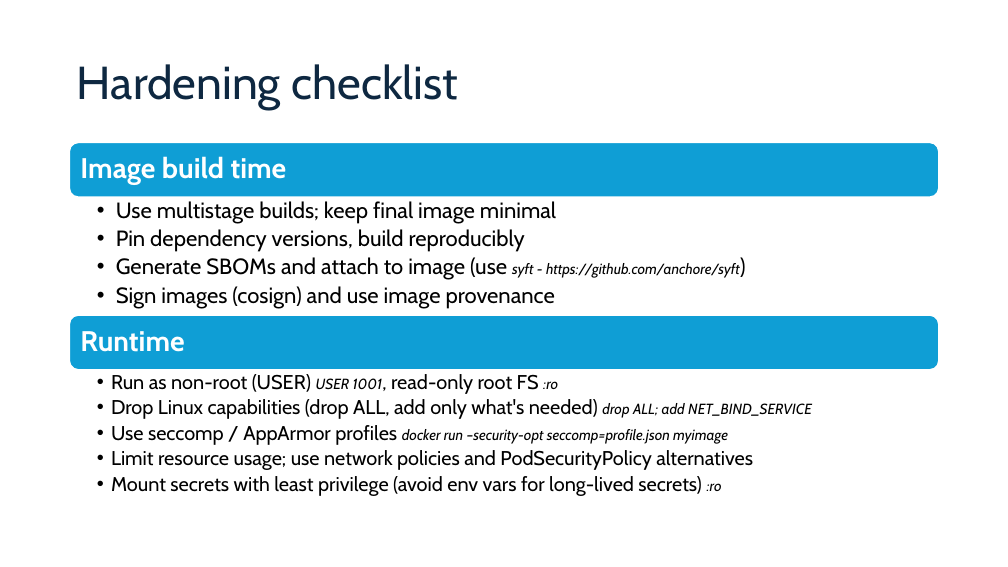
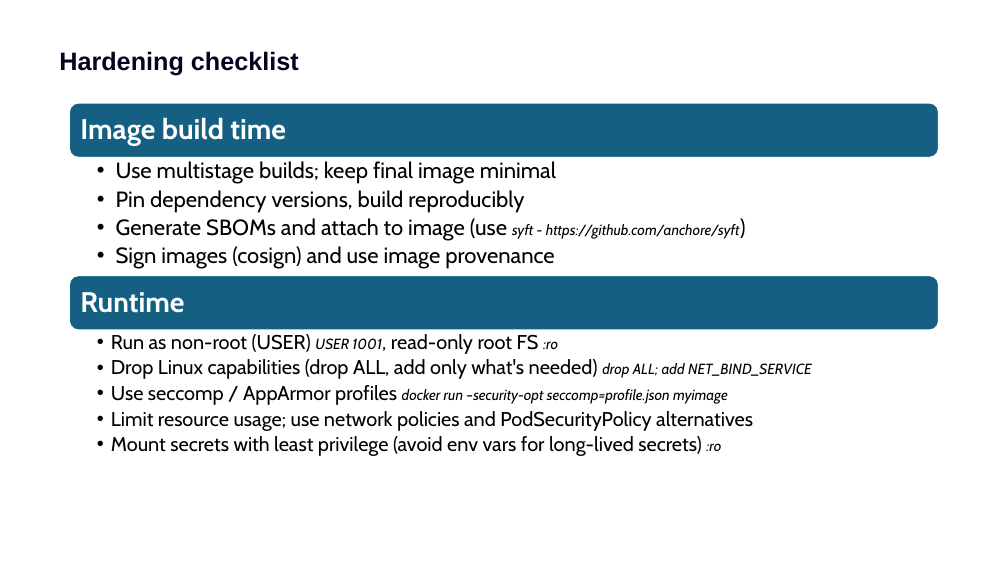
Before and after one commit to bharatnanda/from-fat-to-fearless-distroless-way, a slide deck: slide 17 of From Fat to Fearless.pptx. Drawn at 1008x567 pixels with LibreOffice and Linux fonts; fonts in the diff are those of the drawing. Boxes give left, top, right and bottom in pixels: in the first picture for what was removed or moved away, otherwise in the second. Text is boxed around its words. In the diff, an @@ line names an element or a change of style, - is before the commit and + after.

```diff
--- a/From Fat to Fearless.pptx
+++ b/From Fat to Fearless.pptx
@@ title "Hardening checklist": place and size @@
-title "Hardening checklist" at [77,64,458,110]
+title "Hardening checklist" at [59,51,299,76]
@@ title "Hardening checklist" at [59,51,299,76]: size 44 to 24 pt, font Cabin to Arial, text colour #0E2841 to #060320, bold on; line spacing 0.9 to 1; vertical alignment middle to top @@
@@ rounded rectangle at [70,103,939,158]: fill #0F9ED5 to #156082 @@
@@ 4 texts, 2 rounded rectangles: place and size @@
-4 texts, 2 rounded rectangles at [70,142,939,496]
+4 texts, 2 rounded rectangles at [70,103,939,456]
@@ rounded rectangle at [70,275,939,330]: fill #0F9ED5 to #156082 @@
```
Also in this commit, not shown: 16 other slides changed, 3 slides added, 4 slides removed.
